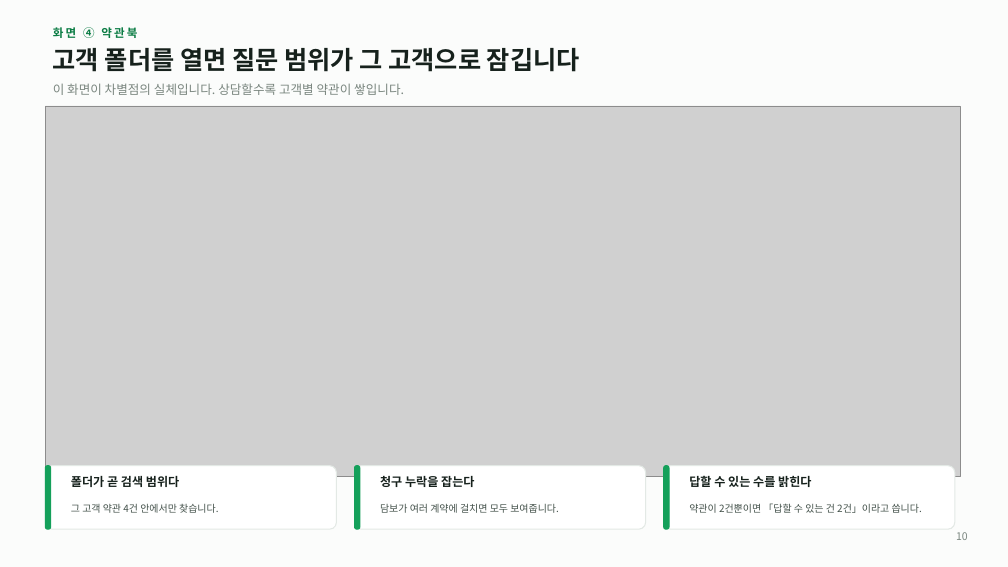
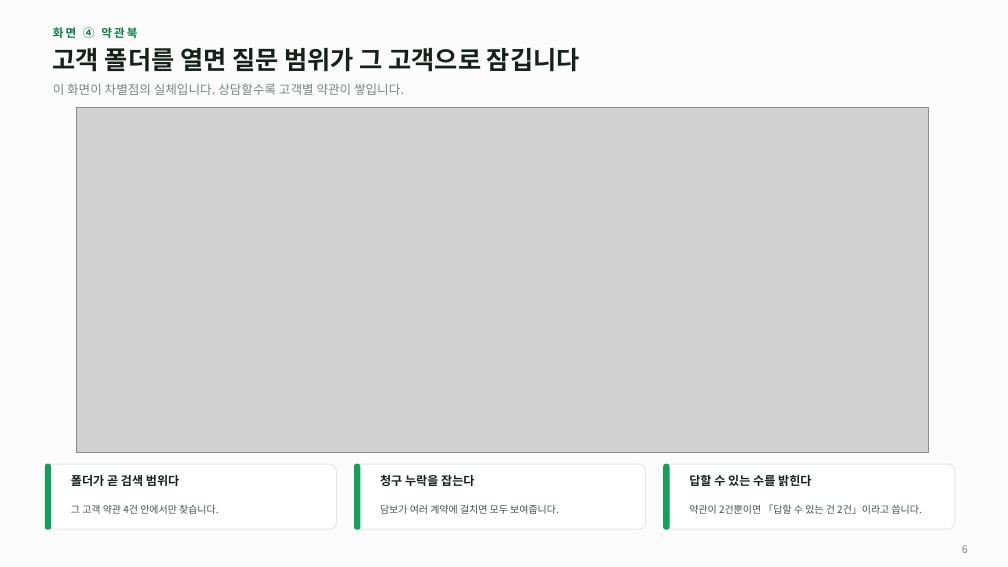
Before and after one commit to acathy870928-hash/chacha6377, a slide deck: slide 6 of docs/Insurance_AI_상담설계.pptx (slide 10 before the commit). Drawn at 1008x567 pixels with LibreOffice and Linux fonts; fonts in the diff are those of the drawing; grey boxes stand for pictures. Boxes give left, top, right and bottom in pixels: in the first picture for what was removed or moved away, otherwise in the second. Text is boxed around its words. In the diff, an @@ line names an element or a change of style, - is before the commit and + after.

```diff
--- a/docs/Insurance_AI_상담설계.pptx
+++ b/docs/Insurance_AI_상담설계.pptx
@@ picture resized from (x1=45, y1=106, x2=960, y2=476) to (x1=77, y1=107, x2=929, y2=452) @@
@@ proportions changed in 3 elements at (x1=45, y1=464, x2=337, y2=529), (x1=355, y1=464, x2=646, y2=529), (x1=664, y1=464, x2=955, y2=529) @@
@@ text at (x1=962, y1=545, x2=968, y2=553): text changed @@
-10
+6
```
Also in this commit, not shown: 4 other slides changed, 2 slides added, 9 slides removed, 2 other files.
